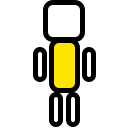
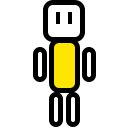
Layer changes from the first 128 x 128 image to the second:
added group "Eyes" with 1 layers above "Colours" over [56, 12, 72, 24]
added layer "Normal" in group "Eyes" over [56, 12, 72, 24]
